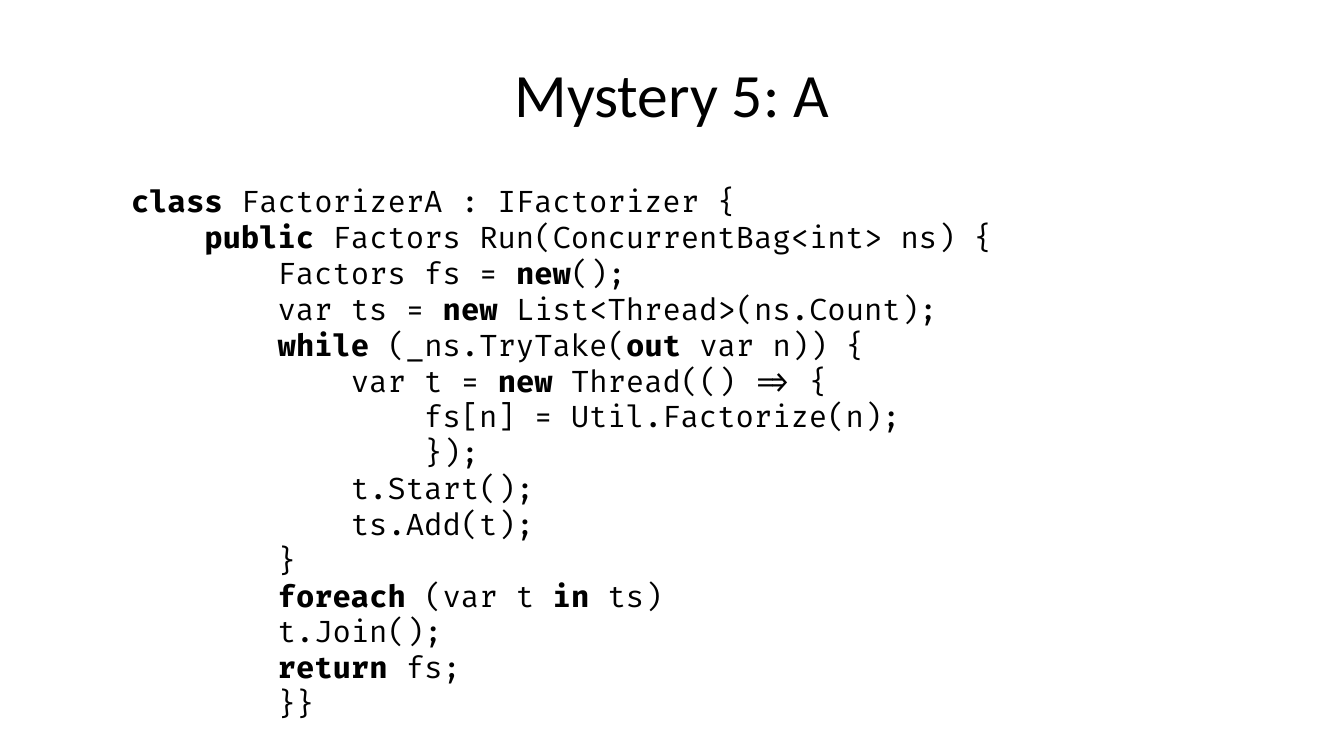
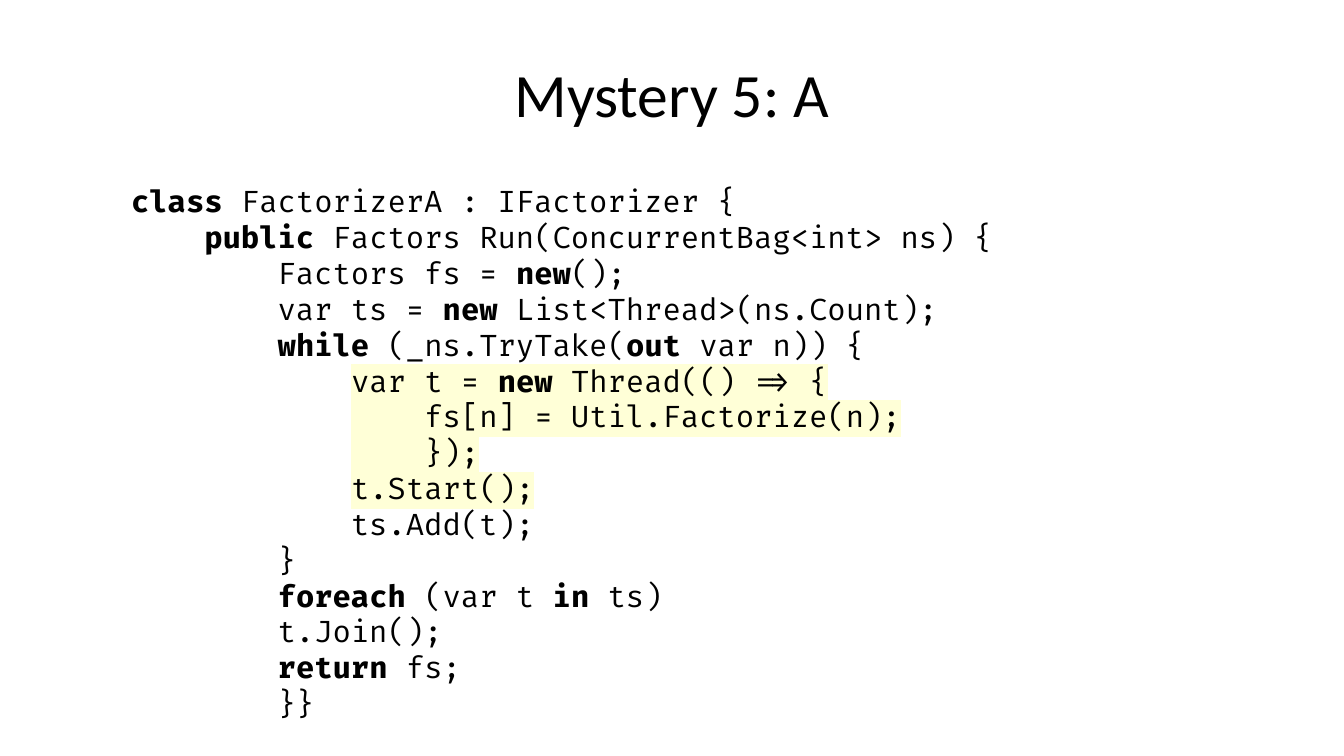
Before and after one commit to fbie/threading-mysteries, a slide deck: slide 31 of slides/slides.odp. Drawn at 1344x756 pixels with LibreOffice and Linux fonts; fonts in the diff are those of the drawing. Boxes give left, top, right and bottom in pixels: in the first picture for what was removed or moved away, otherwise in the second. Text is boxed around its words. In the diff, an @@ line names an element or a change of style, - is before the commit and + after.

```diff
--- a/slides/slides.odp
+++ b/slides/slides.odp
@@ text "class FactorizerA : IFactorizer { ..." at box(131, 188, 956, 684): highlight none to #FFFFD7 in "var t = new Thread(() => { ..." @@
```
Also in this commit, not shown: 7 other slides changed.
